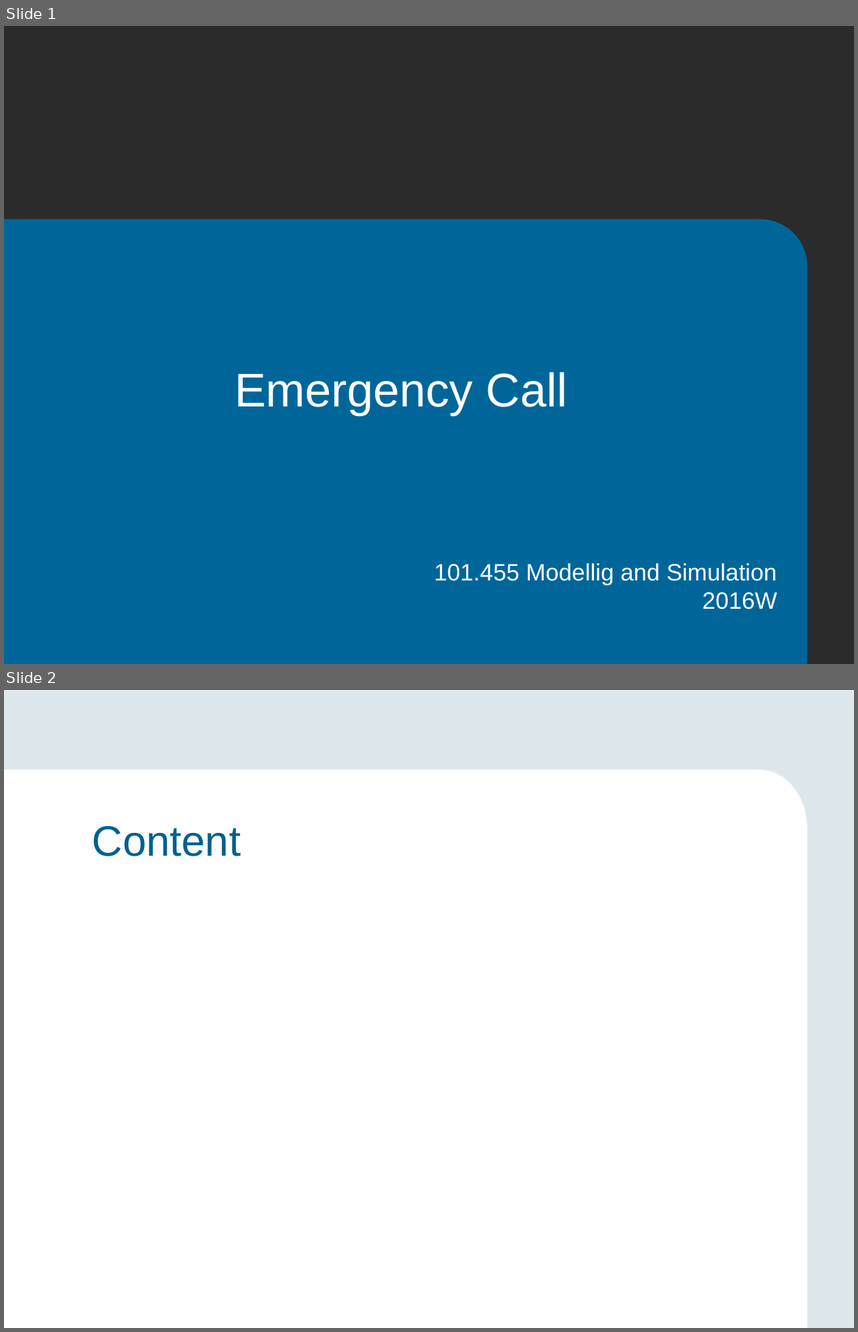
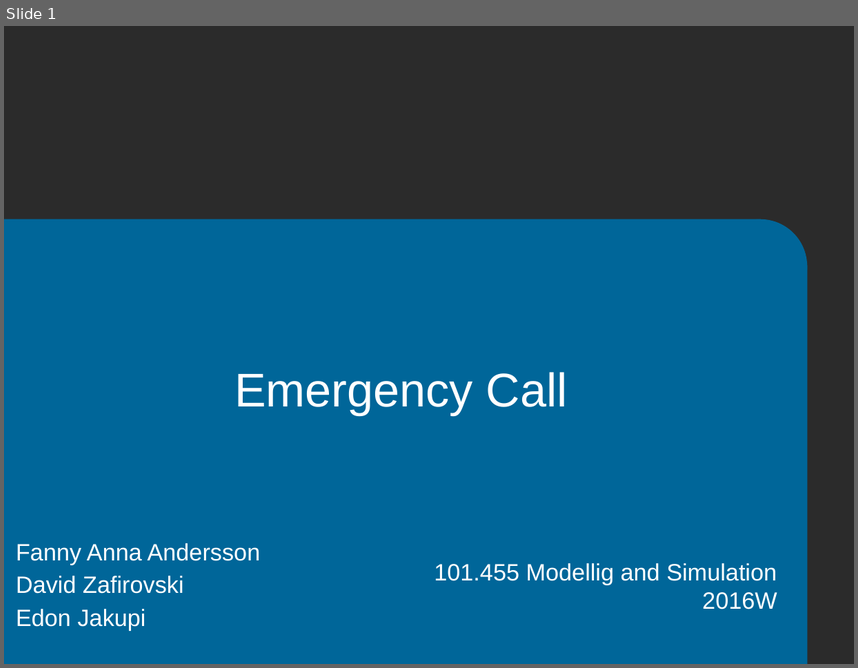
Before and after one commit to edonjakupi/MaS_Project, a slide deck: EmergencyCall_presentation.pptx. Shown one above the other, each under a label of ours: slides 1 and 2 before the commit, slide 1 after it. The pictures are 858x1332 and 858x668 pixels, drawn with LibreOffice and Linux fonts; fonts in the diff are those of the drawing; background and template pictures are left out; a plain dark background stands for a picture behind light text. Boxes give left, top, right and bottom in pixels: in the first picture for what was removed or moved away, otherwise in the second. Text is boxed around its words. In the diff, an @@ line names an element or a change of style, - is before the commit and + after.

```diff
--- a/EmergencyCall_presentation.pptx
+++ b/EmergencyCall_presentation.pptx
@@ slide 2 removed at box(4, 690, 854, 1328), background #DEE7EC @@
@@ rectangle removed at box(4, 770, 762, 1328) @@
@@ ellipse removed at box(713, 770, 807, 888) @@
@@ title removed at box(92, 826, 241, 856) @@
-Content
@@ rectangle removed at box(459, 828, 807, 1328) @@
@@ slide 1 changed as well @@
@@ text added at box(16, 543, 261, 630), 20 pt, text #FFFFFF @@
+Fanny Anna Andersson
+David Zafirovski
+Edon Jakupi
```
Also in this commit, not shown: 6 slides added.
